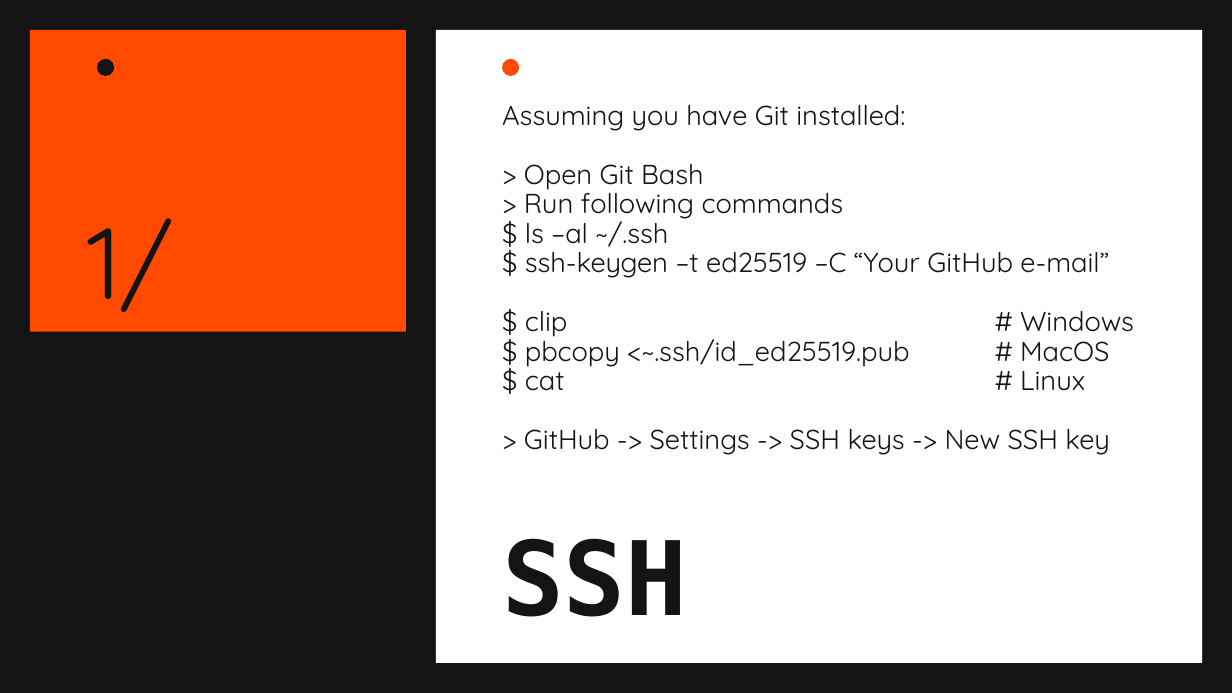
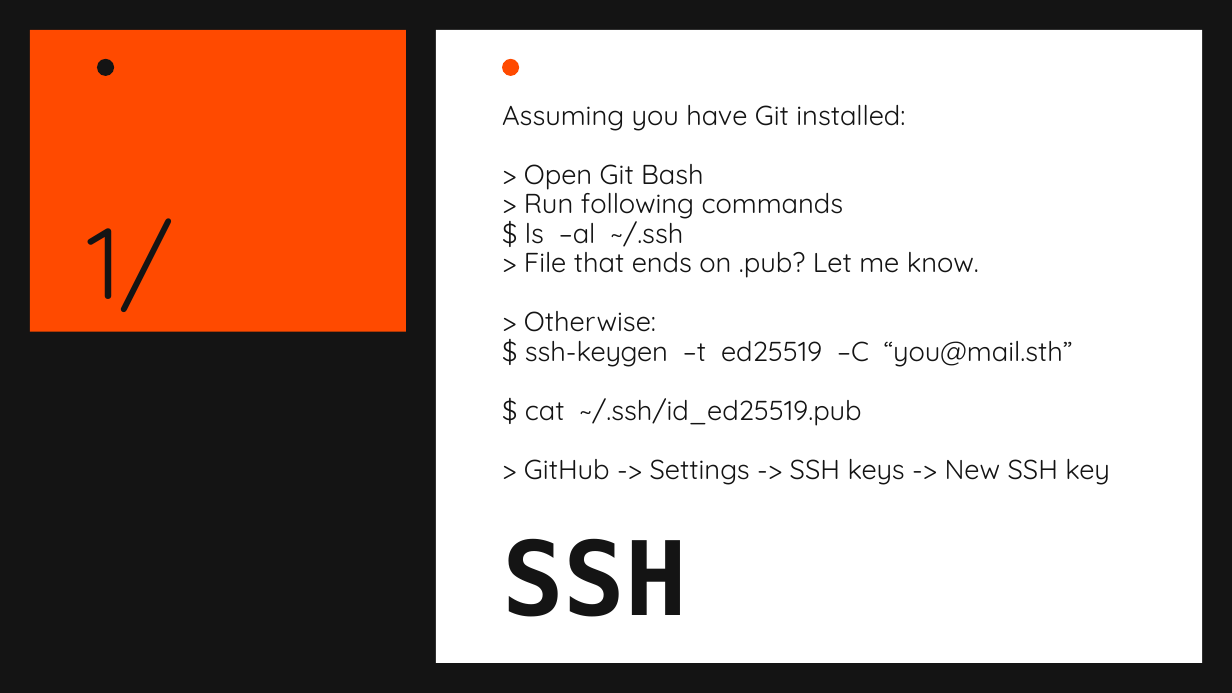
Before and after one commit to Druyv/GitGud, a slide deck: slide 3 of Basics/GitGud.pptx. Drawn at 1232x693 pixels with LibreOffice and Linux fonts; fonts in the diff are those of the drawing. Boxes give left, top, right and bottom in pixels: in the first picture for what was removed or moved away, otherwise in the second. Text is boxed around its words. In the diff, an @@ line names an element or a change of style, - is before the commit and + after.

```diff
--- a/Basics/GitGud.pptx
+++ b/Basics/GitGud.pptx
@@ subtitle at (502,105,1110,485): text changed @@
-Assuming you have Git installed:
-> Open Git Bash
-> Run following commands
-$ ls –al ~/.ssh
-$ ssh-keygen –t ed25519 –C “Your GitHub e-mail”
-$ clip # Windows
-$ pbcopy <~.ssh/id_ed25519.pub # MacOS
-$ cat # Linux
-> GitHub -> Settings -> SSH keys -> New SSH key
+Assuming you have Git installed:
+> Open Git Bash
+> Run following commands
+$ ls –al ~/.ssh
+> File that ends on .pub? Let me know.
+> Otherwise:
+$ ssh-keygen –t ed25519 –C “you@mail.sth”
+$ cat ~/.ssh/id_ed25519.pub
+> GitHub -> Settings -> SSH keys -> New SSH key
```
Also in this commit, not shown: 2 other files.
